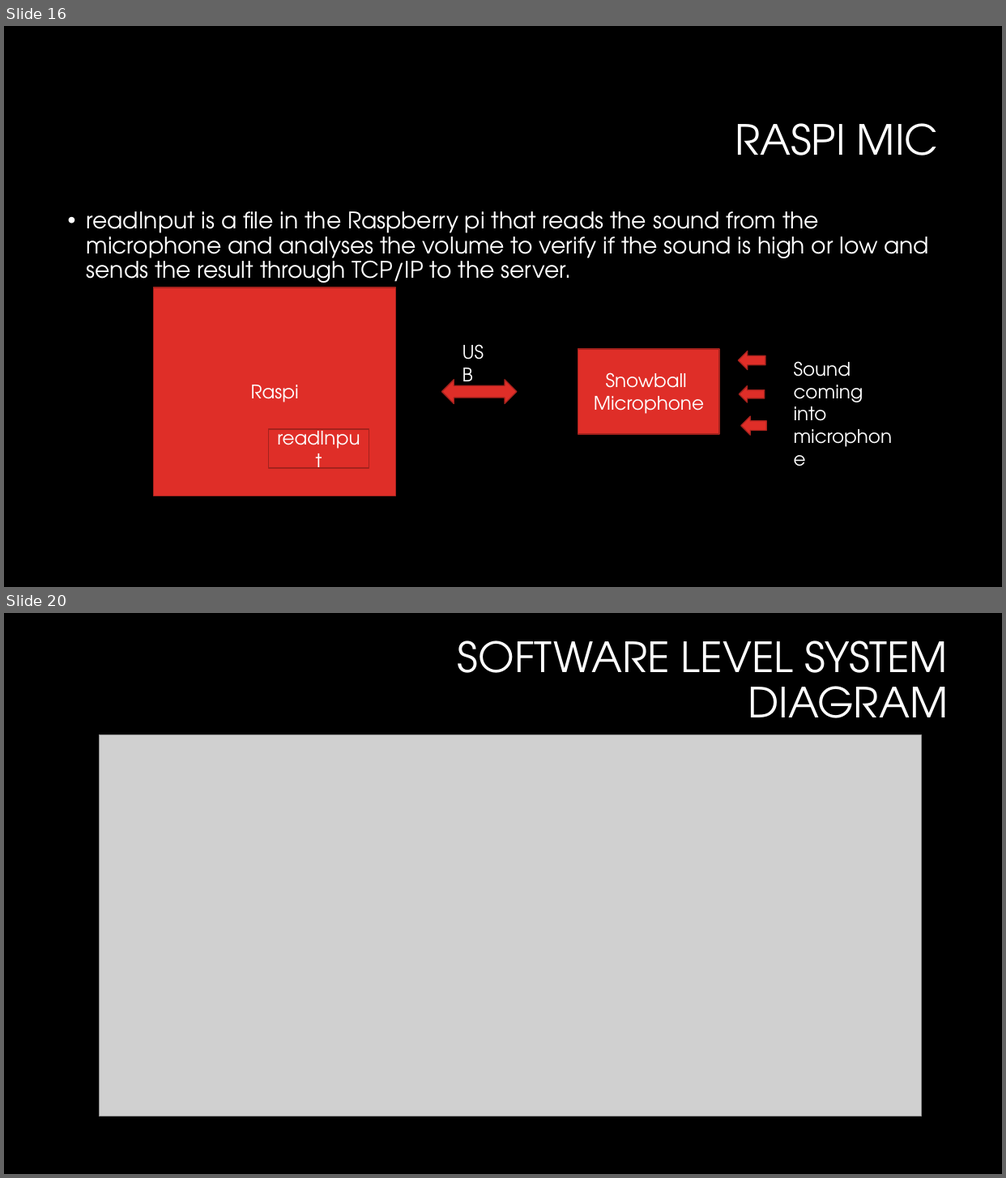
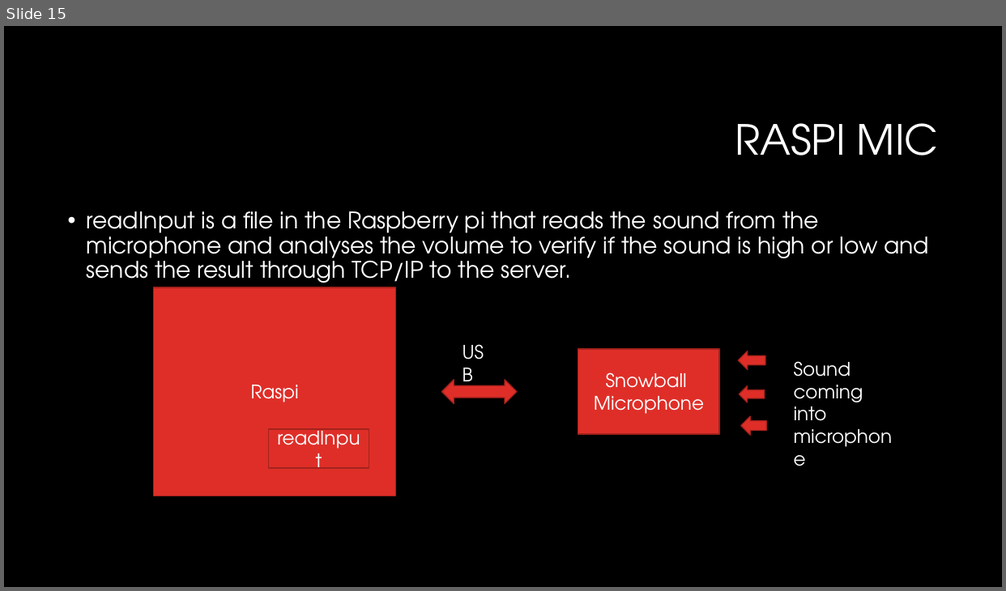
Before and after one commit to saeedalavinia/Sysc3010_Term_Project, a slide deck: Baby monitor System_codeReview.pptx. Shown one above the other, each under a label of ours: slides 16 and 20 before the commit, slide 15 after it; the slides between them are not shown. The pictures are 1006x1178 and 1006x591 pixels, drawn with LibreOffice and Linux fonts; fonts in the diff are those of the drawing; grey boxes stand for pictures; background and template pictures are left out. Boxes give left, top, right and bottom in pixels: in the first picture for what was removed or moved away, otherwise in the second. Text is boxed around its words. In the diff, an @@ line names an element or a change of style, - is before the commit and + after.

```diff
--- a/Baby monitor System_codeReview.pptx
+++ b/Baby monitor System_codeReview.pptx
@@ slide 20 removed at box(4, 613, 1002, 1174), background #000000 @@
@@ title removed at box(458, 641, 948, 737) @@
-SOFTWARE LEVEL SYSTEM DIAGRAM
@@ picture removed at box(99, 735, 921, 1117) @@
@@ what was slide 16 is now slide 15 @@
```
Also in this commit, not shown: 4 slides changed, 5 other slides removed, 11 other files.
